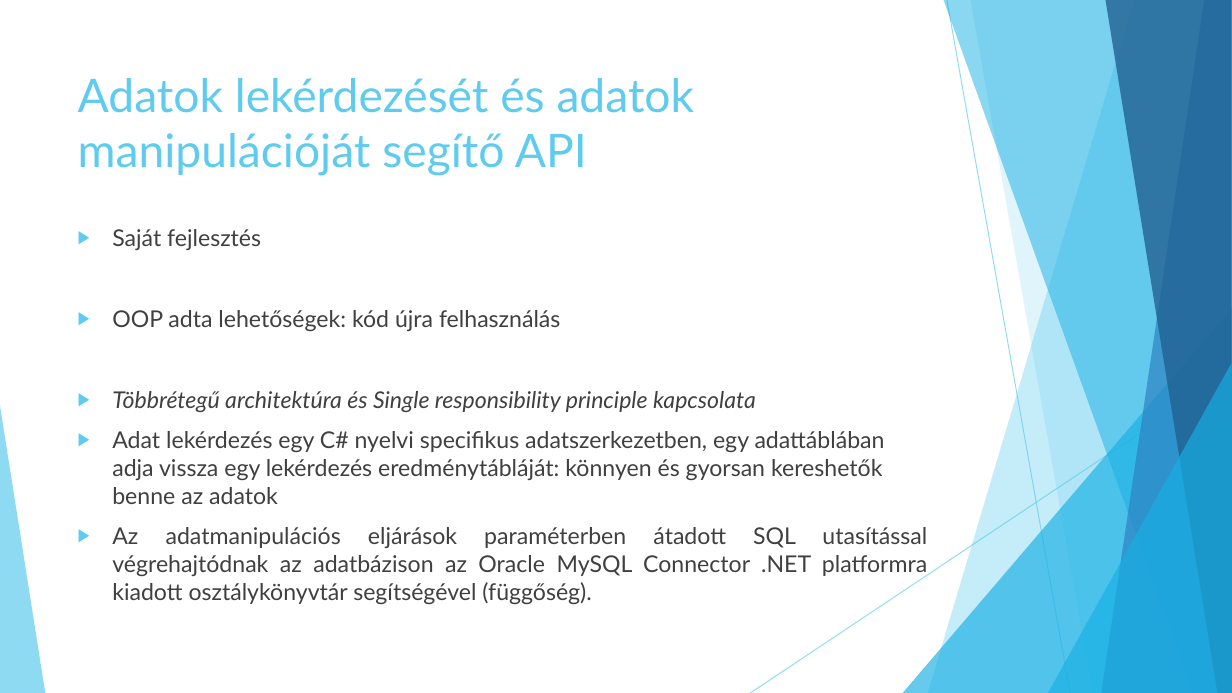
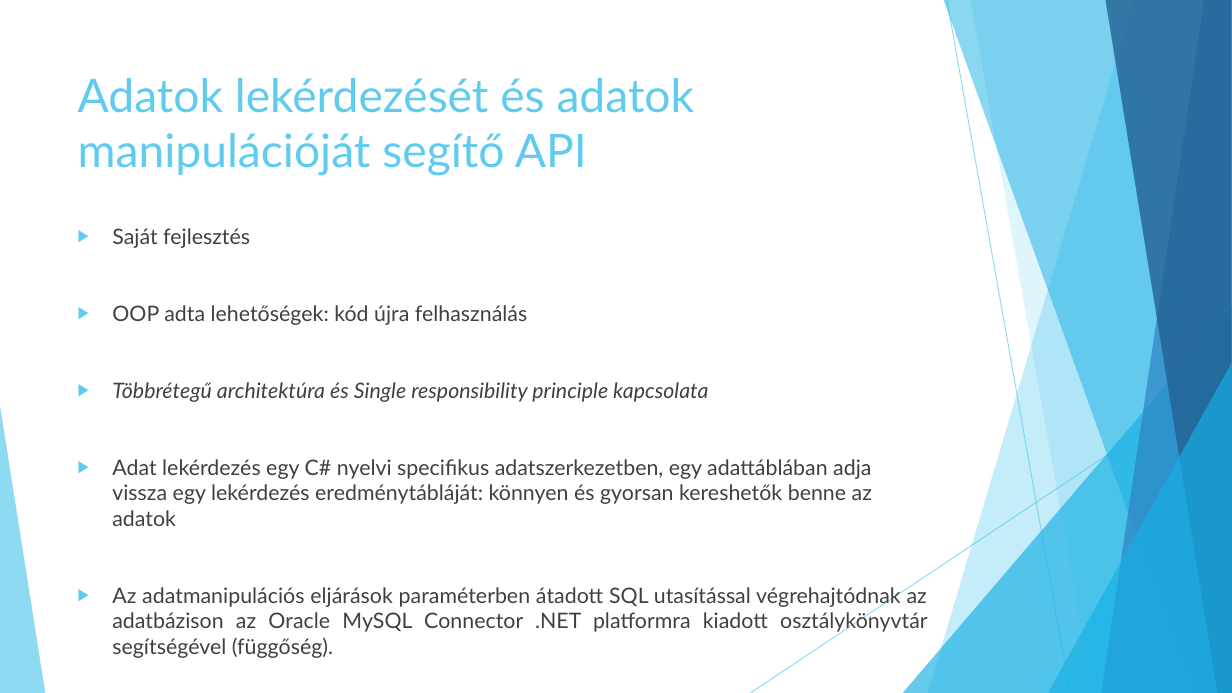
Before and after one commit to jbence1994/Virtual-Receptionist-projection, a slide deck: slide 9 of documentation/VR.pptx. Drawn at 1232x693 pixels with LibreOffice and Linux fonts; fonts in the diff are those of the drawing. Boxes give left, top, right and bottom in pixels: in the first picture for what was removed or moved away, otherwise in the second. Text is boxed around its words. In the diff, an @@ line names an element or a change of style, - is before the commit and + after.

```diff
--- a/documentation/VR.pptx
+++ b/documentation/VR.pptx
@@ text "Saját fejlesztés" at [112,228,927,658]: size 18 to 16.6 pt @@
```
Also in this commit, not shown: 2 other slides changed, 1 slide added, 1 slide removed.
